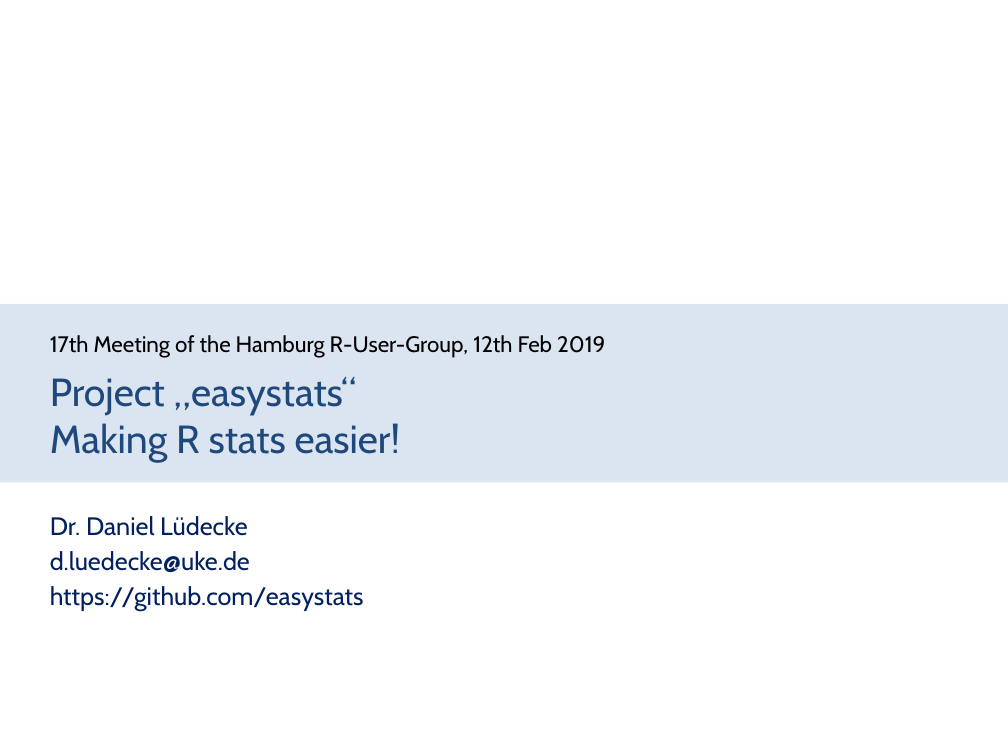
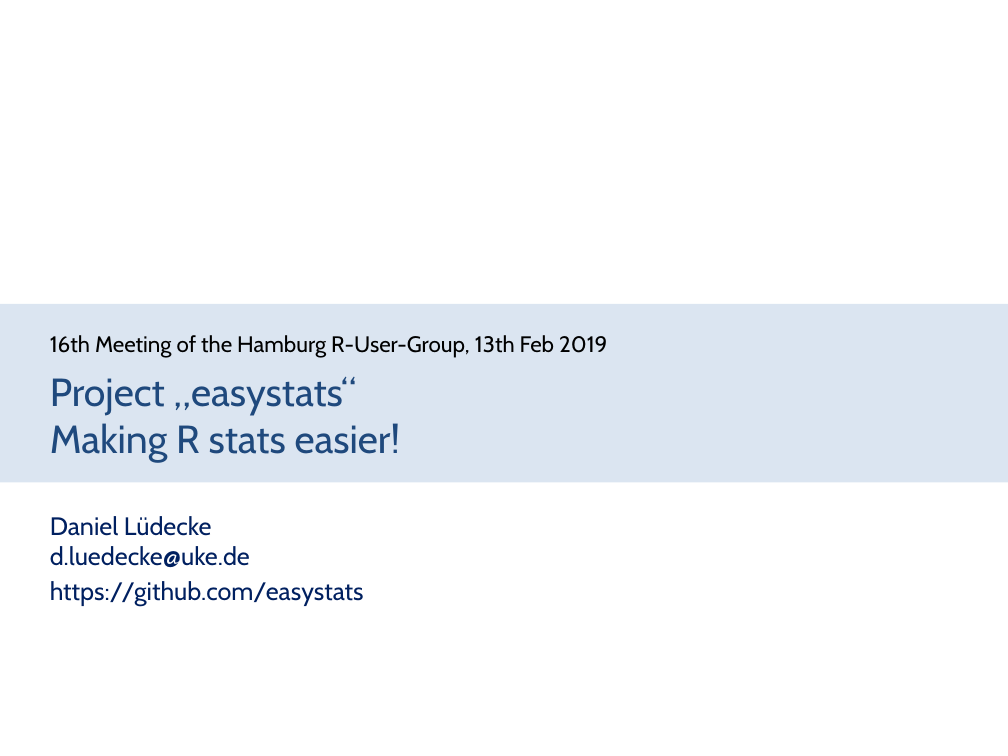
Before and after one commit to easystats/easystats, a slide deck: slide 1 of presentations/2019-02_Hamburg_RUG/1902 Hamburg RUG easystats.pptx. Drawn at 1008x756 pixels with LibreOffice and Linux fonts; fonts in the diff are those of the drawing; background and template pictures are left out. Boxes give left, top, right and bottom in pixels: in the first picture for what was removed or moved away, otherwise in the second. Text is boxed around its words. In the diff, an @@ line names an element or a change of style, - is before the commit and + after.

```diff
--- a/presentations/2019-02_Hamburg_RUG/1902 Hamburg RUG easystats.pptx
+++ b/presentations/2019-02_Hamburg_RUG/1902 Hamburg RUG easystats.pptx
@@ subtitle at [50,335,607,358]: text changed @@
-17th Meeting of the Hamburg R-User-Group, 12th Feb 2019
+16th Meeting of the Hamburg R-User-Group, 13th Feb 2019
@@ text at [50,516,250,567]: text changed @@
-Dr. Daniel Lüdecke
-d.luedecke@uke.de
+Daniel Lüdecke
+d.luedecke@uke.de
```
Also in this commit, not shown: 12 other slides changed, 1 other file.
